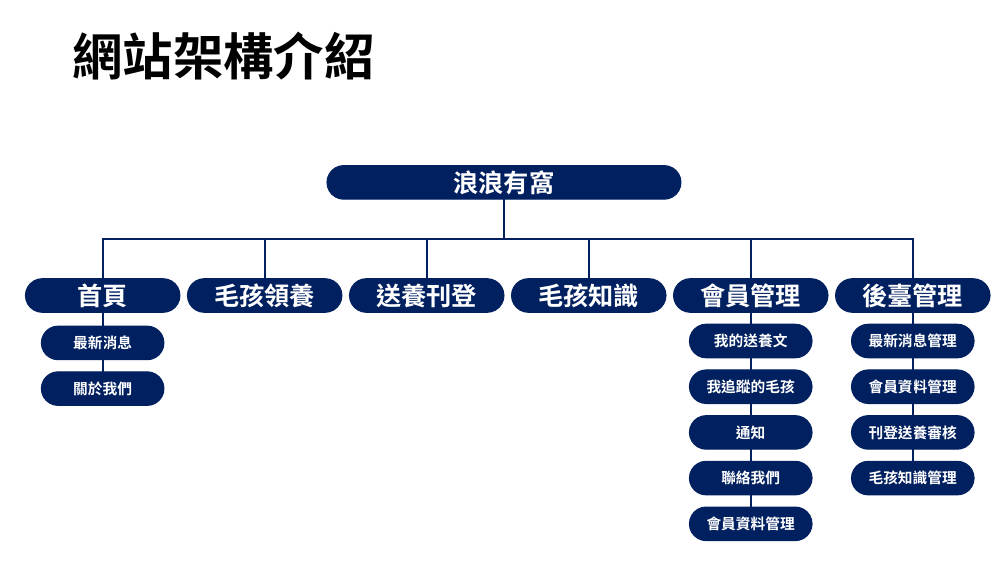
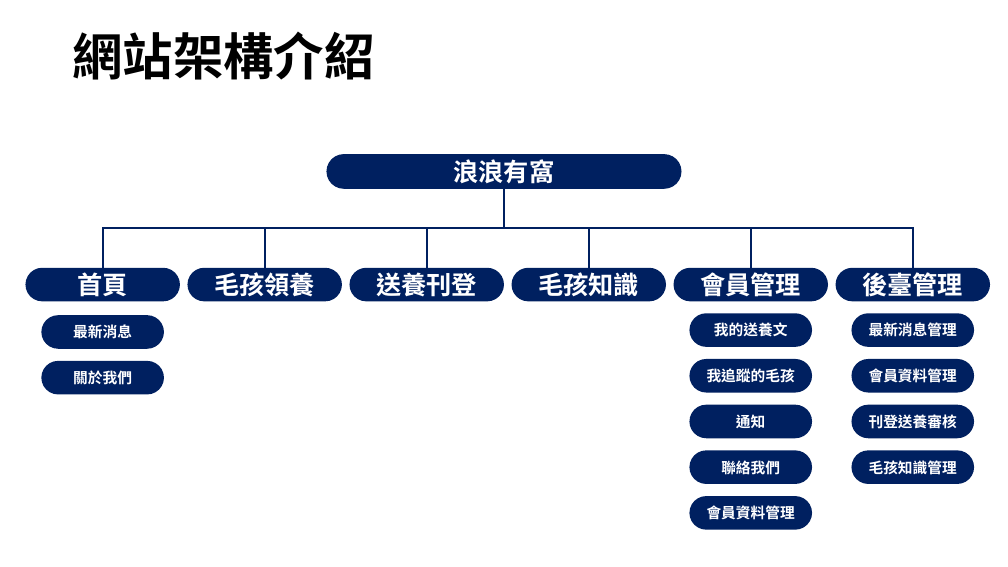
Before and after one commit to MFEE18-NO-8/MFEE18_NO8, a slide deck: slide 5 of ppt/第八組大專簡報.pptx (slide 4 before the commit). Drawn at 1008x567 pixels with LibreOffice and Linux fonts; fonts in the diff are those of the drawing; background and template pictures are left out. Boxes give left, top, right and bottom in pixels: in the first picture for what was removed or moved away, otherwise in the second. Text is boxed around its words. In the diff, an @@ line names an element or a change of style, - is before the commit and + after.

```diff
--- a/ppt/第八組大專簡報.pptx
+++ b/ppt/第八組大專簡報.pptx
@@ 18 rounded rectangles, 6 elbow lines: place and size @@
-18 rounded rectangles, 6 elbow lines at (26,166,990,541)
+18 rounded rectangles, 6 elbow lines at (26,155,990,529)
@@ line removed from (103, 312) to (103, 372) @@
@@ line removed from (751, 305) to (751, 507) @@
@@ line removed from (913, 311) to (913, 461) @@
@@ outline #002060 1 pt to none in 17 elements at (42,315,164,349), (690,359,812,392), (851,359,974,392), (690,451,812,484), (851,451,974,484), (26,268,180,301), (188,268,342,301), (349,268,504,301), (512,268,666,301), (674,268,828,301), (836,268,990,301), (690,313,812,346), (690,496,812,529), (851,313,974,346), (42,361,164,394), (690,405,812,438), (851,405,974,438) @@
```
Also in this commit, not shown: 3 other slides changed, 1 slide added.
